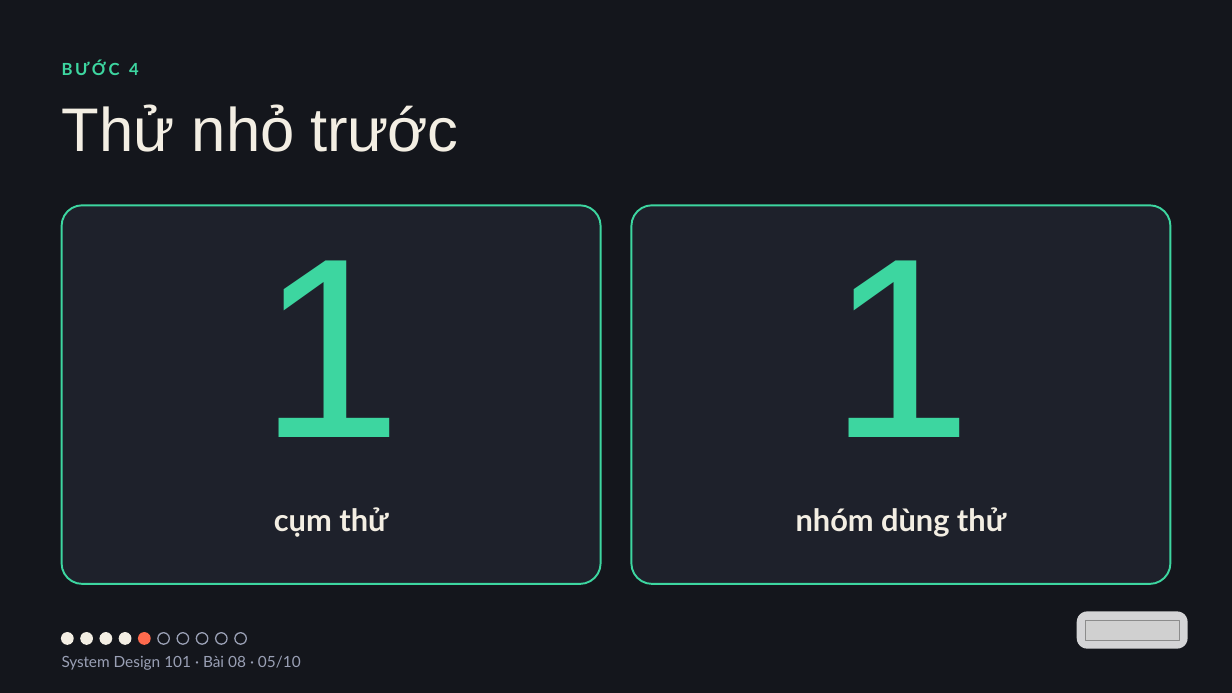
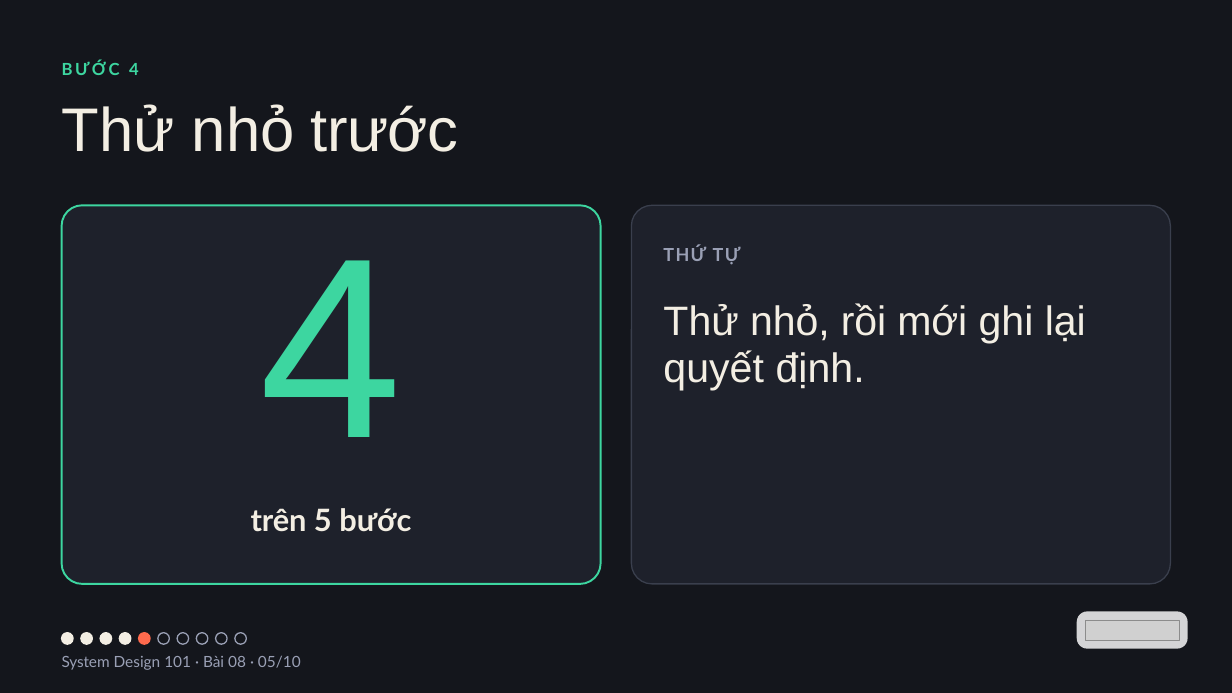
Before and after one commit to vohoailinh90/tool-marketing-studio, a slide deck: slide 5 of system-design-101/vi/lessons/sd-13-008/slides/sd-13-008.pptx. Drawn at 1232x693 pixels with LibreOffice and Linux fonts; fonts in the diff are those of the drawing; grey boxes stand for pictures. Boxes give left, top, right and bottom in pixels: in the first picture for what was removed or moved away, otherwise in the second. Text is boxed around its words. In the diff, an @@ line names an element or a change of style, - is before the commit and + after.

```diff
--- a/system-design-101/vi/lessons/sd-13-008/slides/sd-13-008.pptx
+++ b/system-design-101/vi/lessons/sd-13-008/slides/sd-13-008.pptx
@@ rounded rectangle at bbox=[631, 205, 1170, 584]: outline #3DD6A0 2.25 pt to #3A3F4D 1.5 pt @@
@@ text at bbox=[260, 260, 403, 437]: text changed @@
-1
+4
@@ text at bbox=[663, 246, 741, 265]: text changed; size 300 to 21 pt; font Arial to Lato; text colour #3DD6A0 to #9AA0B5; bold on @@
-1
+THỨ TỰ
@@ text at bbox=[663, 303, 1086, 390]: text changed; size 36 to 48 pt; font Lato to Arial; bold off @@
-nhóm dùng thử
+Thử nhỏ, rồi mới ghi lại quyết định.
@@ text at bbox=[251, 508, 411, 532]: text changed @@
-cụm thử
+trên 5 bước
```
Also in this commit, not shown: 4 other slides changed.
